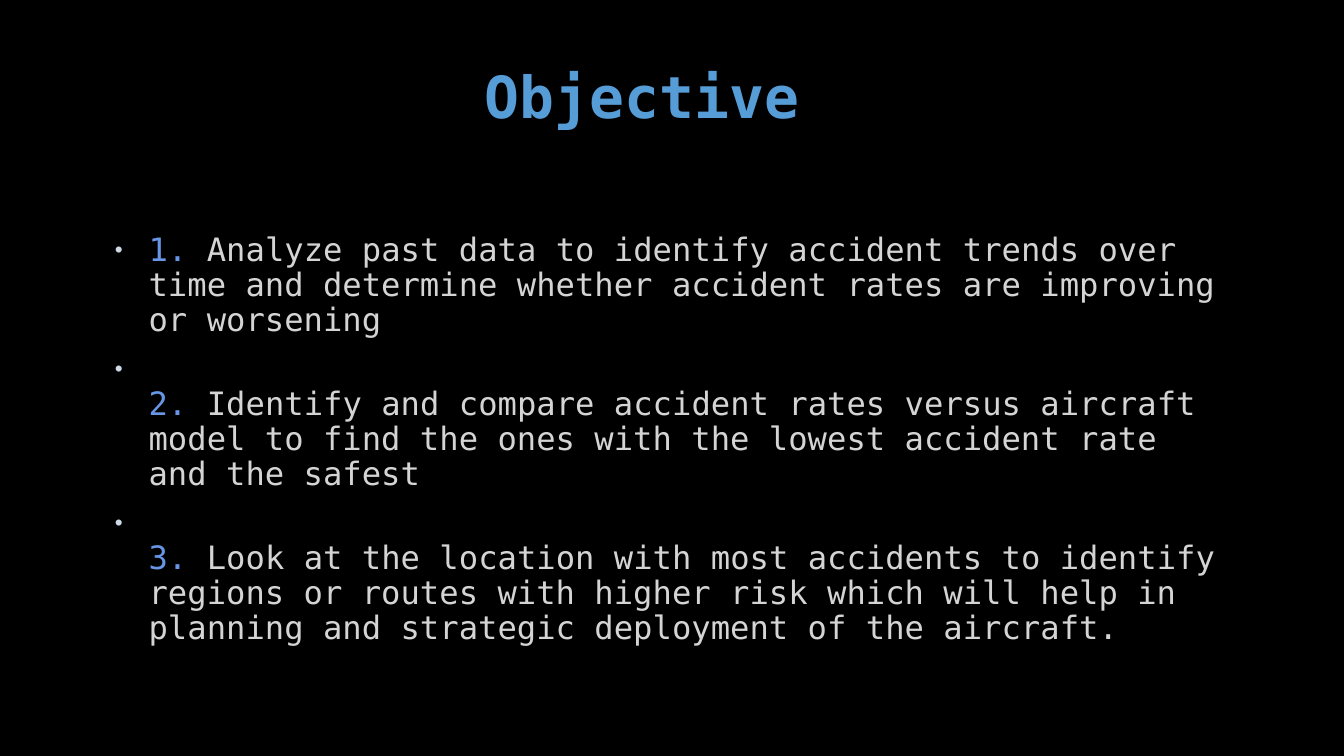
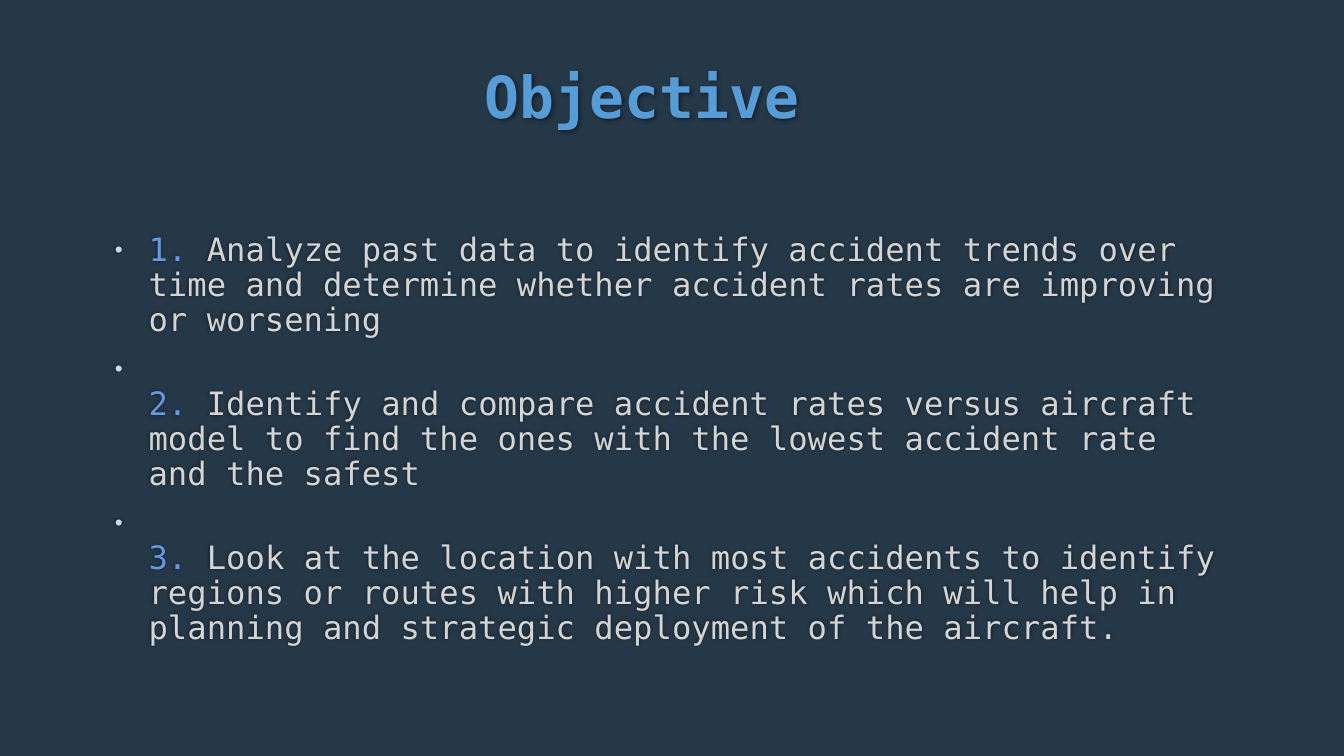
Before and after one commit to EdelLwoyelo/Phase-1-Project-Aircraft-Accident-Analysis, a slide deck: slide 4 of PHASE ONE PROJECT.pptx. Drawn at 1344x756 pixels with LibreOffice and Linux fonts; fonts in the diff are those of the drawing; background and template pictures are left out. Boxes give left, top, right and bottom in pixels: in the first picture for what was removed or moved away, otherwise in the second. Text is boxed around its words. In the diff, an @@ line names an element or a change of style, - is before the commit and + after.

```diff
--- a/PHASE ONE PROJECT.pptx
+++ b/PHASE ONE PROJECT.pptx
@@ background picture (left out) to #253848 @@
```
Also in this commit, not shown: 5 other slides changed, 2 other files.
